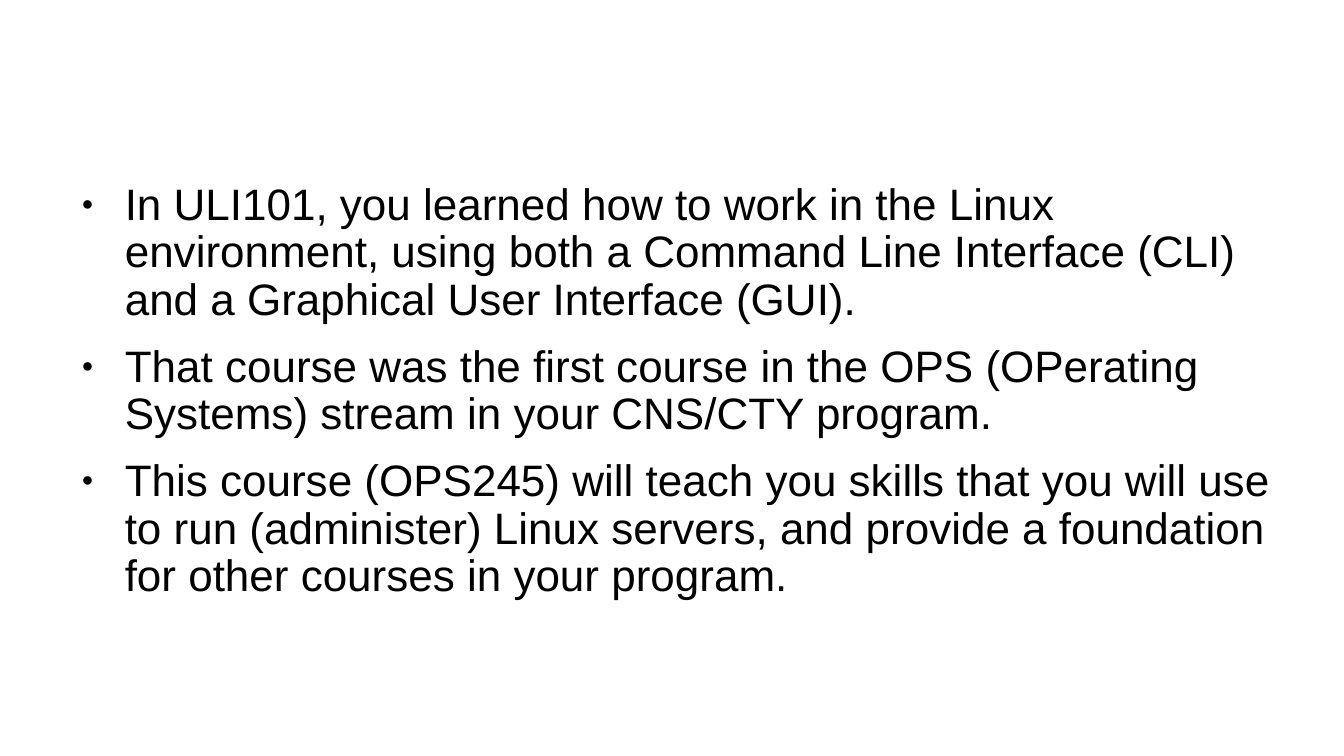
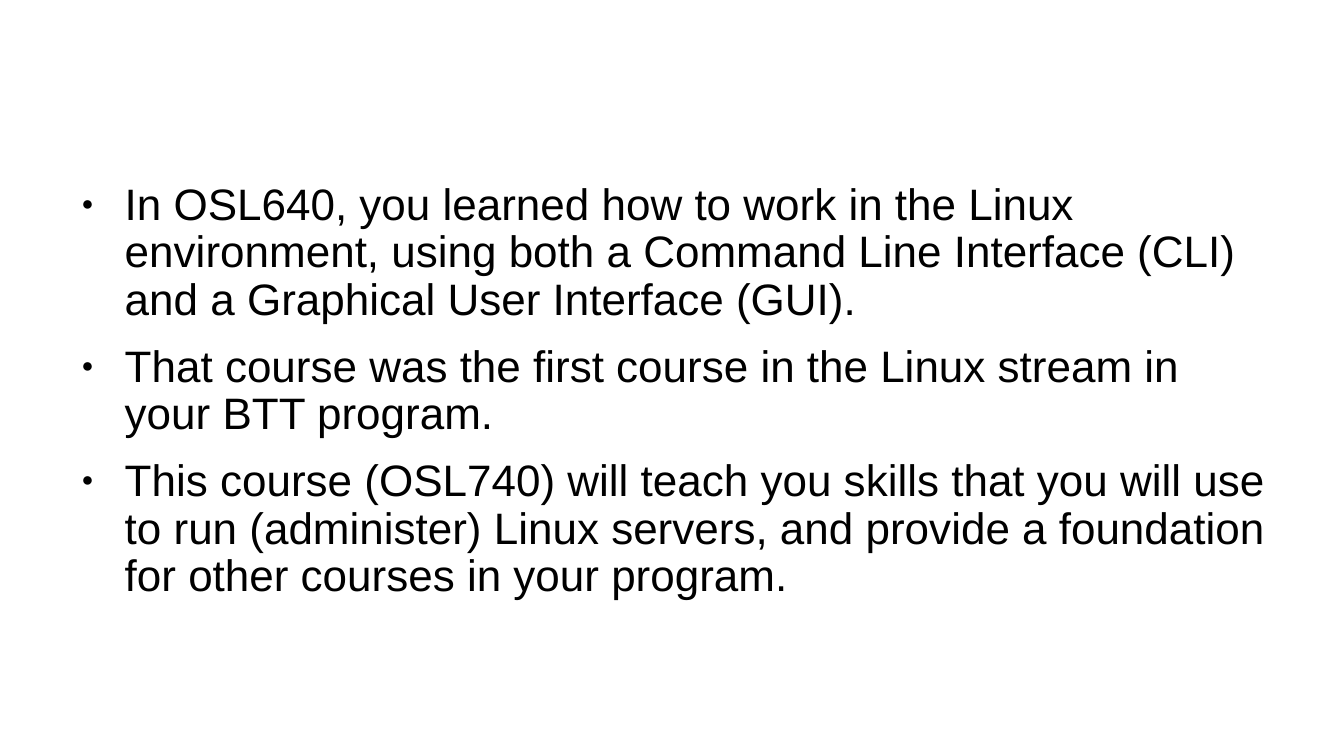
Before and after one commit to Seneca-ICTOER/OSL740, a slide deck: slide 2 of static/slides/w1-l1.pptx. Drawn at 1344x756 pixels with LibreOffice and Linux fonts; fonts in the diff are those of the drawing; background and template pictures are left out. Boxes give left, top, right and bottom in pixels: in the first picture for what was removed or moved away, otherwise in the second. Text is boxed around its words. In the diff, an @@ line names an element or a change of style, - is before the commit and + after.

```diff
--- a/static/slides/w1-l1.pptx
+++ b/static/slides/w1-l1.pptx
@@ text at box(125, 188, 1264, 600): text changed @@
-● In ULI101, you learned how to work in the Linux environment, using both a Command Line Interface (CLI) and a Graphical User Interface (GUI).
-● That course was the first course in the OPS (OPerating Systems) stream in your CNS/CTY program.
-● This course (OPS245) will teach you skills that you will use to run (administer) Linux servers, and provide a foundation for other courses in your program.
+● In OSL640, you learned how to work in the Linux environment, using both a Command Line Interface (CLI) and a Graphical User Interface (GUI).
+● That course was the first course in the Linux stream in your BTT program.
+● This course (OSL740) will teach you skills that you will use to run (administer) Linux servers, and provide a foundation for other courses in your program.
```
Also in this commit, not shown: 5 other slides changed, 1 slide removed, 1 other file.
